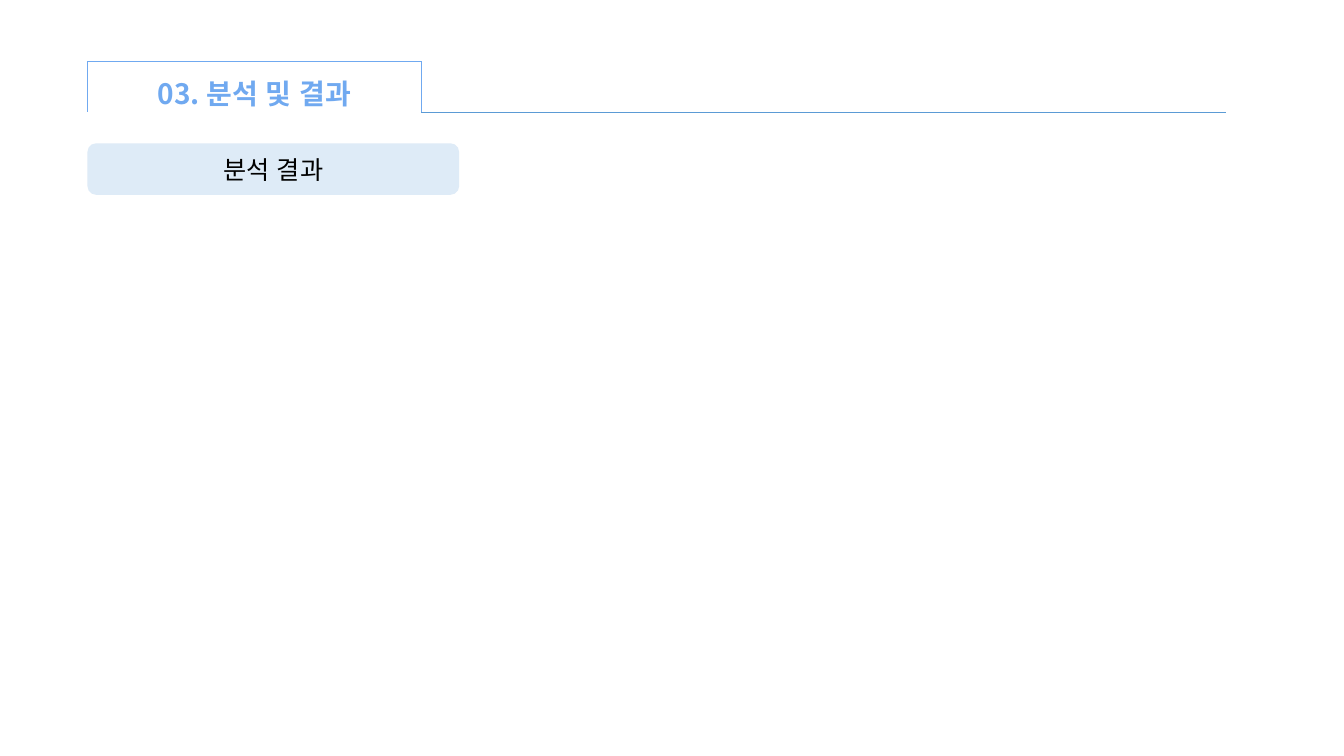
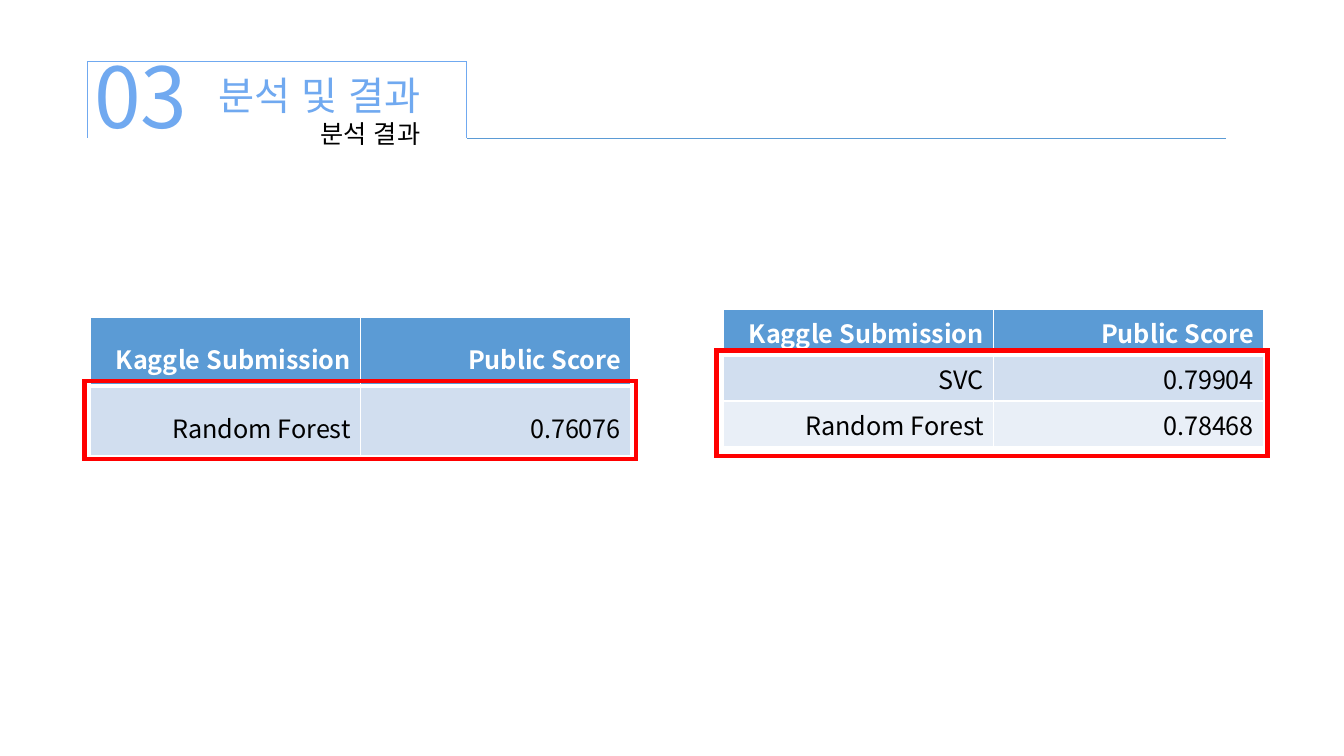
Before and after one commit to xddongx/flexink, a slide deck: slide 17 of titanic/titanic.pptx (slide 16 before the commit). Drawn at 1344x756 pixels with LibreOffice and Linux fonts; fonts in the diff are those of the drawing. Boxes give left, top, right and bottom in pixels: in the first picture for what was removed or moved away, otherwise in the second. Text is boxed around its words. In the diff, an @@ line names an element or a change of style, - is before the commit and + after.

```diff
--- a/titanic/titanic.pptx
+++ b/titanic/titanic.pptx
@@ right bracket resized from (x1=87, y1=61, x2=421, y2=111) to (x1=88, y1=62, x2=467, y2=138) @@
@@ text added at (x1=94, y1=61, x2=187, y2=129), 60 pt, text #70A9F0 @@
+03
@@ text at (x1=218, y1=77, x2=420, y2=113): text changed; size 20 to 28 pt; bold off @@
-03. 분석 및 결과
+분석 및 결과
@@ text "분석 결과" moved from (x1=223, y1=158, x2=323, y2=181) to (x1=321, y1=122, x2=420, y2=145) @@
@@ rounded rectangle removed at (x1=88, y1=143, x2=460, y2=195) @@
@@ line moved from (421, 112) - (1226, 112) to (467, 138) - (1226, 138) @@
@@ table added at (x1=91, y1=318, x2=631, y2=456), 2 rows, 2 columns @@
+Kaggle Submission | Public Score
+Random Forest | 0.76076
@@ table added at (x1=724, y1=310, x2=1264, y2=448), 3 rows, 2 columns @@
+Kaggle Submission | Public Score
+SVC | 0.79904
+Random Forest | 0.78468
@@ rectangle added at (x1=717, y1=351, x2=1268, y2=457), outline #FF0000 3.5 pt @@
@@ rectangle added at (x1=85, y1=381, x2=636, y2=459), outline #FF0000 3.5 pt @@
```
Also in this commit, not shown: 12 other slides changed, 5 slides added, 10 slides removed, 13 other files.
